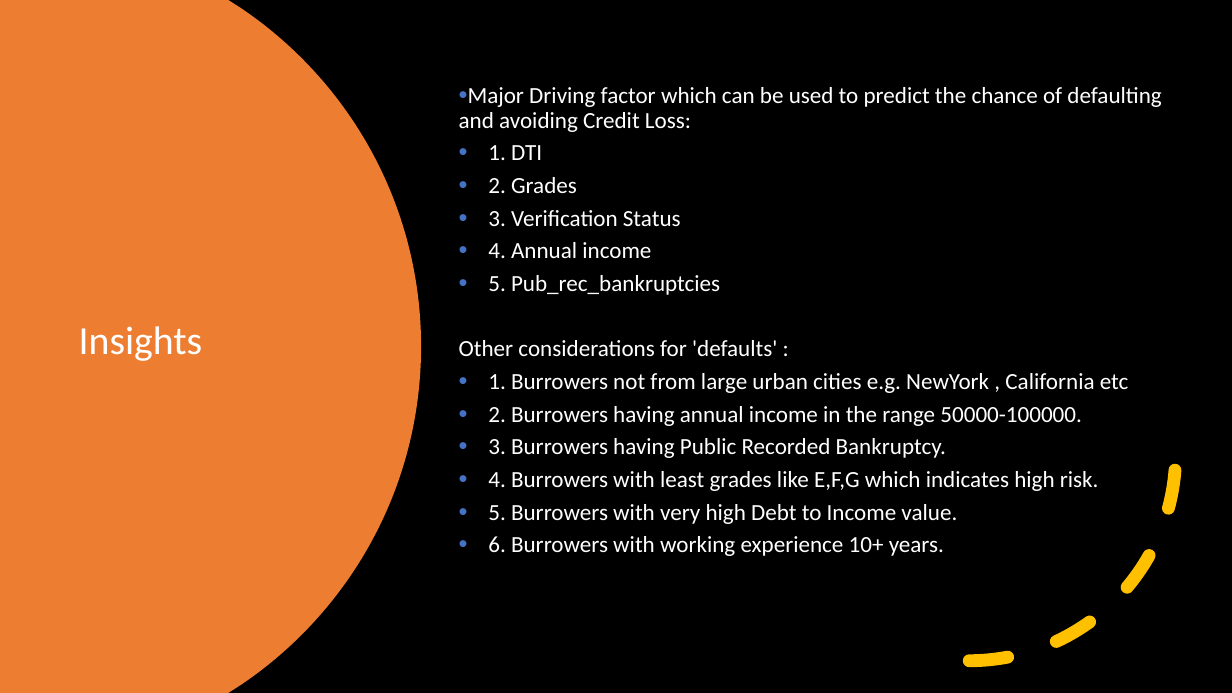
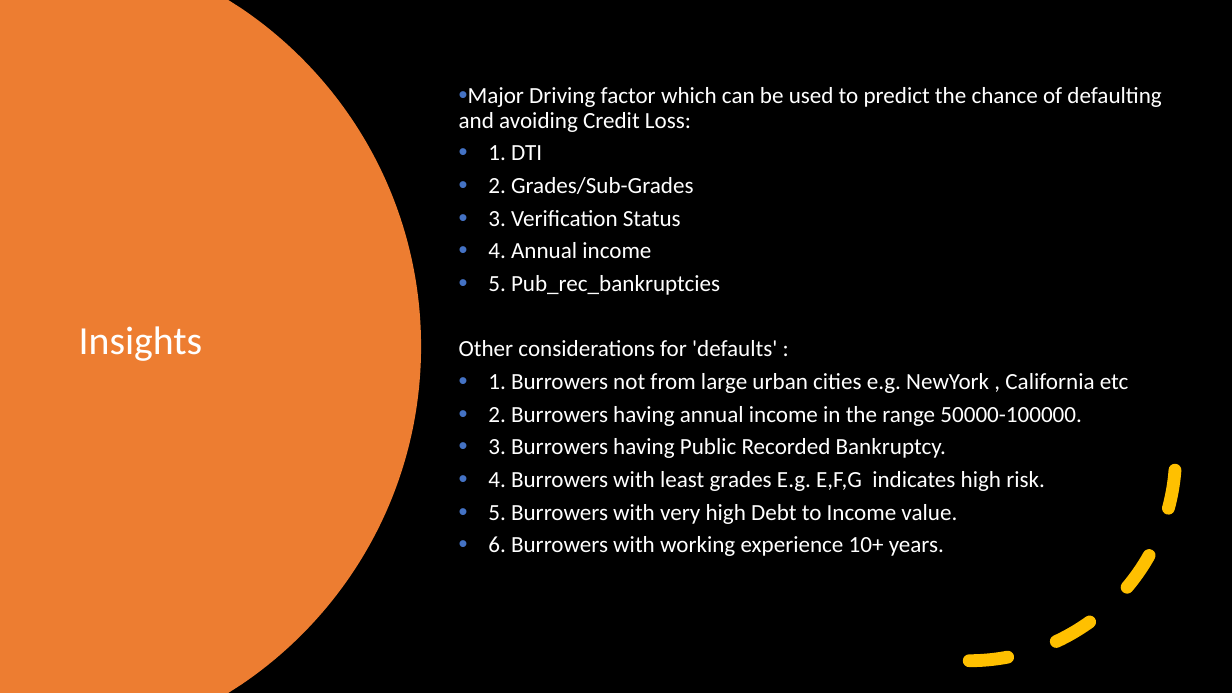
Before and after one commit to bineeshpc/case_study_01, a slide deck: slide 19 of UpGrad Case Study LendingClub.pptx (slide 9 before the commit). Drawn at 1232x693 pixels with LibreOffice and Linux fonts; fonts in the diff are those of the drawing. Boxes give left, top, right and bottom in pixels: in the first picture for what was removed or moved away, otherwise in the second. Text is boxed around its words. In the diff, an @@ line names an element or a change of style, - is before the commit and + after.

```diff
--- a/UpGrad Case Study LendingClub.pptx
+++ b/UpGrad Case Study LendingClub.pptx
@@ text at [488, 177, 693, 194]: text changed @@
-• 2. Grades
+• 2. Grades/Sub-Grades
@@ text at [488, 471, 1045, 491]: text changed @@
-• 4. Burrowers with least grades like E,F,G which indicates high risk.
+• 4. Burrowers with least grades E.g. E,F,G indicates high risk.
```
Also in this commit, not shown: 3 other slides changed, 12 slides added, 1 slide removed.
